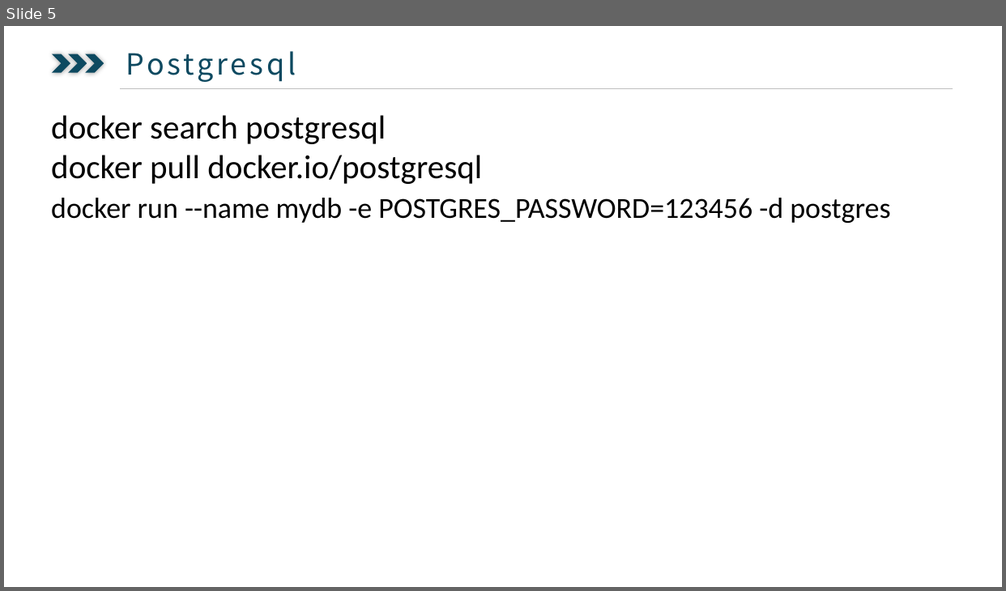
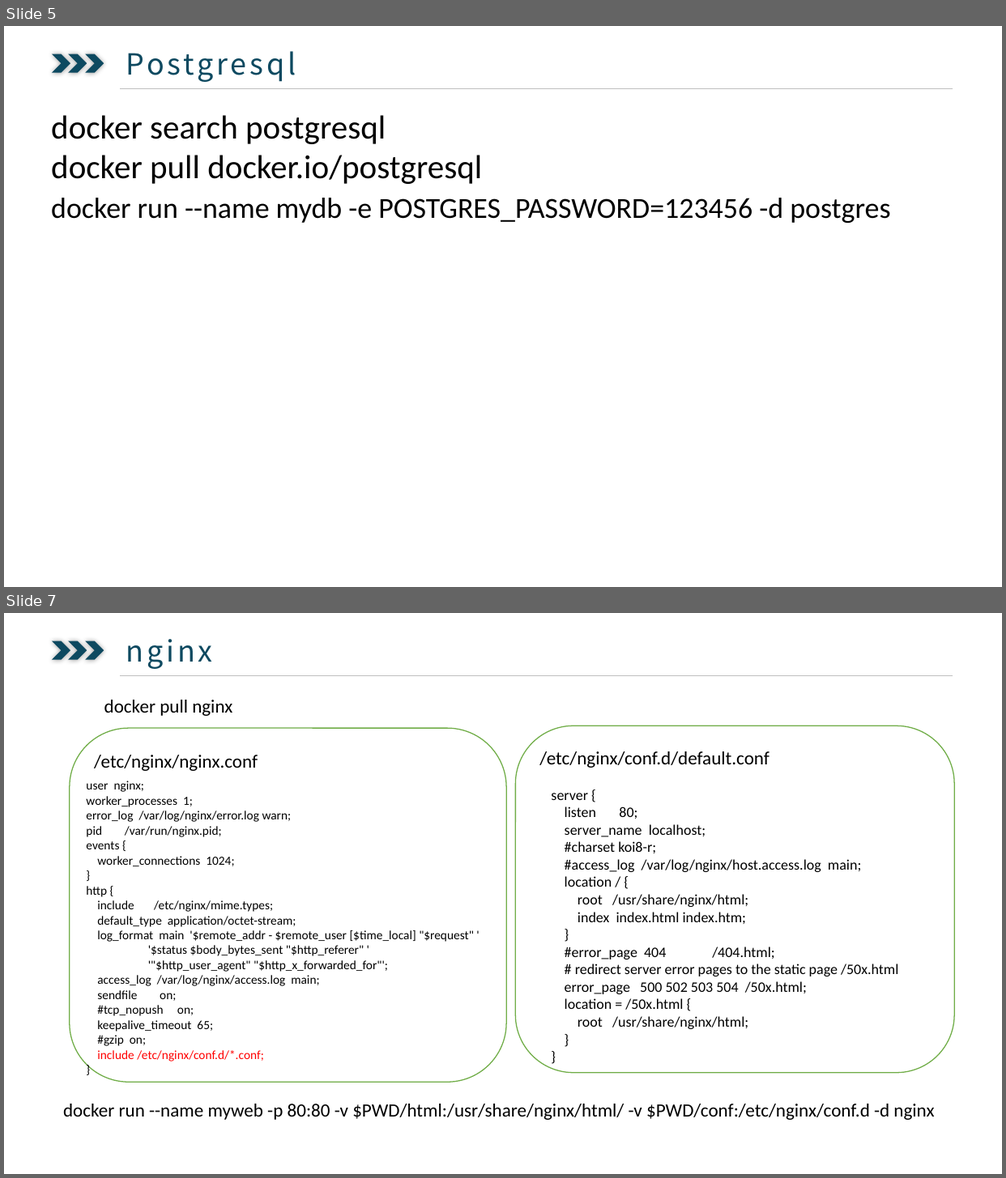
Before and after one commit to ysglyl/ppts, a slide deck: docker.pptx. Shown one above the other, each under a label of ours: slide 5 before the commit, slides 5 and 7 after it; the slides between them are not shown. The pictures are 1006x591 and 1006x1178 pixels, drawn with LibreOffice and Linux fonts; fonts in the diff are those of the drawing. Boxes give left, top, right and bottom in pixels: in the first picture for what was removed or moved away, otherwise in the second. Text is boxed around its words. In the diff, an @@ line names an element or a change of style, - is before the commit and + after.

```diff
--- a/docker.pptx
+++ b/docker.pptx
@@ slide 7 added at (4,613,1002,1174), background #FFFFFF @@
@@ chevron added at (52,641,70,659), fill #0D4960 @@
@@ chevron added at (68,641,87,659), fill #0D4960 @@
@@ chevron added at (86,641,104,659), fill #0D4960 @@
@@ text added at (126,639,213,669), 28 pt, text #0D4960 @@
+  nginx
@@ line added from (120, 675) to (953, 675), #BFBFBF 0.5 pt @@
@@ text added at (104,700,232,716), 18 pt, text #000000 @@
+docker pull nginx
@@ rounded rectangle added at (70,728,507,1082), fill #FFFFFF, outline #70AD47 1 pt, 18 pt, text #000000 @@
+/etc/nginx/nginx.conf
@@ rounded rectangle added at (515,726,954,1073), fill #FFFFFF, outline #70AD47 1 pt, 18 pt, text #000000 @@
+/etc/nginx/conf.d/default.conf
@@ text added at (86,781,474,1062), 12 pt, text #000000 @@
+user nginx;
+worker_processes 1;
+error_log /var/log/nginx/error.log warn;
+pid /var/run/nginx.pid;
+events {
+worker_connections 1024;
+}
+http {
+include /etc/nginx/mime.types;
+default_type application/octet-stream;
+log_format main '$remote_addr - $remote_user [$time_local] "$request" '
+'$status $body_bytes_sent "$http_referer" '
+'"$http_user_agent" "$http_x_forwarded_for"';
+access_log /var/log/nginx/access.log main;
+sendfile on;
+#tcp_nopush on;
+keepalive_timeout 65;
+#gzip on;
+include /etc/nginx/conf.d/*.conf;
+}
@@ text added at (551,793,898,1029), 14 pt, text #000000 @@
+server {
+listen 80;
+server_name localhost;
+#charset koi8-r;
+#access_log /var/log/nginx/host.access.log main;
+location / {
+root /usr/share/nginx/html;
+index index.html index.htm;
+}
+#error_page 404 /404.html;
+# redirect server error pages to the static page /50x.html
+error_page 500 502 503 504 /50x.html;
+location = /50x.html {
+root /usr/share/nginx/html;
+}
+}
@@ text added at (63,1104,934,1120), 18 pt, text #000000 @@
+docker run --name myweb -p 80:80 -v $PWD/html:/usr/share/nginx/html/ -v $PWD/conf:/etc/nginx/conf.d -d nginx
```
Also in this commit, not shown: 1 slide changed, 3 other slides added, 3 slides removed, 12 other files.
